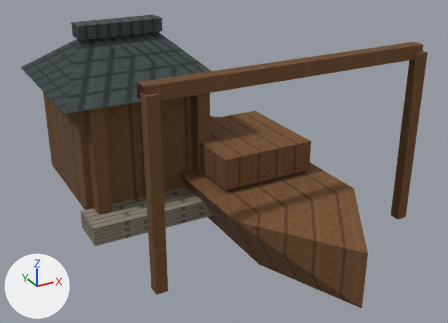
The glTF model app/src/main/assets/3d/field/domestic-SHIPYARD-1-lod0.glb, before and after one commit.
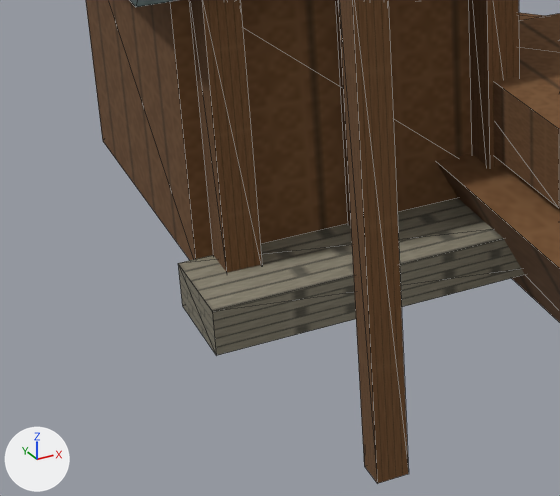
There are two pictures of each version: one whole from a 50 mm lens placed at (-0.686, -1.163, 0.719), pointed at (-0.065, -0.033, 0.154), one close up on the part from 3% to 50% of the width and 34% to 93% of the height. Every picture has the same lights, and +X, +Y and +Z are marked at lower left. The last two pictures show the newer version. The close-ups show mesh edges as thin lines. Vertices at exactly the same position are counted once.
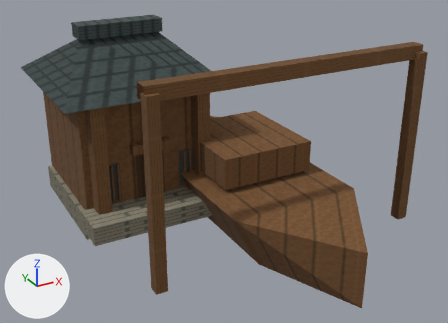
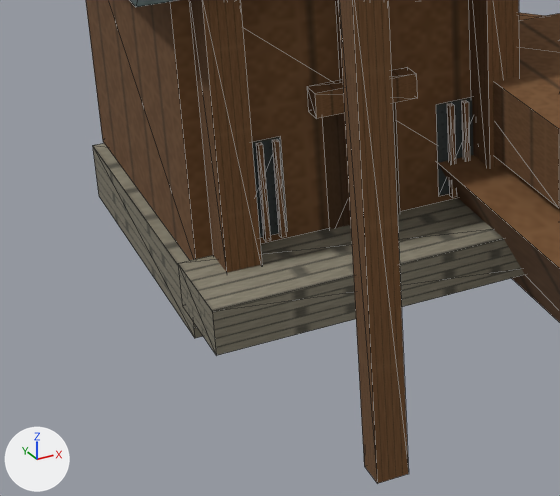
Boxes (x1, y1, x2, y2) around the edits, measured in the close-ups (560 x 496 px):
part 1 of me_mesh_0, added: after (92, 143, 203, 338)
part 2 of me_mesh_0, added: after (256, 142, 270, 241)
part 3 of me_mesh_0, added: after (272, 139, 286, 238)
part 4 of me_mesh_0, added (brown): after (447, 103, 457, 198)
part 5 of me_mesh_0, added: after (461, 100, 470, 161)
part 6 of me_mesh_0, added (brown): after (307, 67, 417, 119)
part 7 of me_mesh_0, added: after (252, 97, 473, 238)

Diff of the bpy script that builds the scene:
```diff
--- a/app/src/main/assets/3d/field/domestic-SHIPYARD-1-lod0.glb.py
+++ b/app/src/main/assets/3d/field/domestic-SHIPYARD-1-lod0.glb.py
@@ me_mesh_0 @@
 # used by ob_mesh_0; location = (0.0, 0.0, 0.0)
 # verts and faces of me_mesh_0; kept vertices keep their numbers, new ones are numbered from 100
-me_mesh_0.from_pydata(...)  # 100 vertices, 123 faces; spans x -0.407..0.325, y -0.45..0.43, z 0.0..0.45
+me_mesh_0.from_pydata(...)  # 176 vertices, 209 faces; spans x -0.407..0.325, y -0.45..0.43, z 0.0..0.45
+# me_mesh_0 part 1: the loose piece of 8 vertices spanning x -0.37..-0.07, y 0.03..0.33, z 0.07..0.32 is copied, and the copy is scaled about its middle by (1.06, 1.04, 0.22), then moved by (0.0, 0.0, -0.157); it spans x -0.379..-0.061, y 0.024..0.336, z 0.01..0.065
+# me_mesh_0 part 2: the loose piece of 8 vertices spanning x -0.355..-0.325, y -0.005..0.03, z 0.07..0.32 is copied, and the copy is scaled about its middle by (0.14, 0.171, 0.35), then moved by (0.029, 0.008, -0.064); it spans x -0.313..-0.309, y 0.018..0.024, z 0.087..0.175
+# me_mesh_0 part 3: the loose piece of 8 vertices spanning x -0.355..-0.325, y -0.005..0.03, z 0.07..0.32 is copied, and the copy is scaled about its middle by (0.14, 0.171, 0.35), then moved by (0.043, 0.008, -0.064); it spans x -0.299..-0.295, y 0.018..0.024, z 0.087..0.175
+# me_mesh_0 part 4: the loose piece of 8 vertices spanning x -0.115..-0.085, y -0.005..0.03, z 0.07..0.32 is copied, and the copy is scaled about its middle by (0.14, 0.171, 0.35), then moved by (-0.039, 0.008, -0.064); it spans x -0.141..-0.137, y 0.018..0.024, z 0.087..0.175
+# me_mesh_0 part 5: the loose piece of 8 vertices spanning x -0.115..-0.085, y -0.005..0.03, z 0.07..0.32 is copied, and the copy is scaled about its middle by (0.14, 0.171, 0.35), then moved by (-0.025, 0.008, -0.064); it spans x -0.127..-0.123, y 0.018..0.024, z 0.087..0.175
+# me_mesh_0 part 6: the loose piece of 8 vertices spanning x -0.235..-0.205, y -0.005..0.03, z 0.07..0.32 is copied, and the copy is scaled about its middle by (3, 0.514, 0.088), then moved by (0.0, 0.006, 0.008); it spans x -0.265..-0.175, y 0.009..0.027, z 0.192..0.214
+# me_mesh_0 part 7
+verts[100] = (-0.336, 0.027, 0.087)
+verts[101] = (-0.29, 0.027, 0.087)  # pixel (287, 231)
+verts[102] = (-0.149, 0.027, 0.087)  # pixel (438, 196)
+verts[103] = (-0.105, 0.027, 0.087)
+for new, old in zip([*range(104, 108)], [*range(100, 104)]): verts[new] = verts[old] + (0.0, 0.0, 0.088)
+verts[108] = (-0.253, 0.027, 0.07)
+verts[109] = (-0.187, 0.027, 0.07)
+verts[110] = (-0.187, 0.027, 0.192)
+verts[111] = (-0.253, 0.027, 0.192)
+faces += [(108, 109, 110), (108, 110, 111), (100, 101, 105), (100, 105, 104), (102, 103, 107), (102, 107, 106)]
+# other edits to the shape of me_mesh_0 do not show in these pictures
 me_mesh_0.materials.append(mat_material_0)
```
